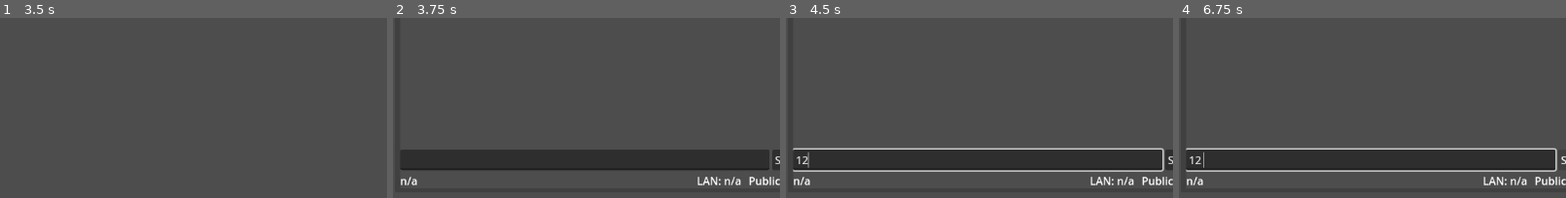
Above: before the commit, frames 1-4 (left to right).
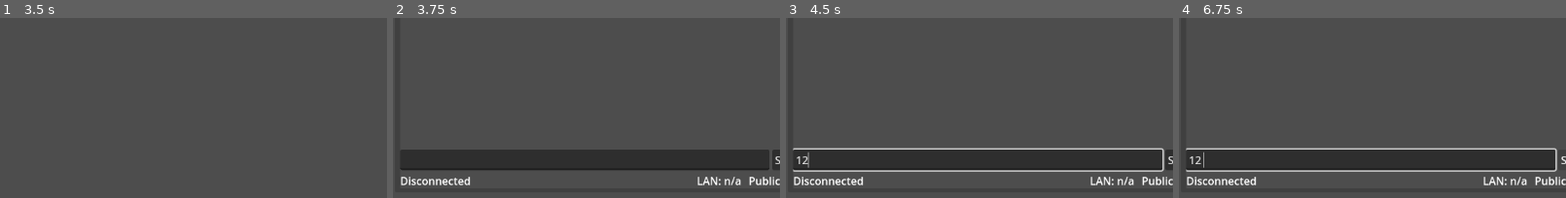
Above: after the commit, the same moments.

Repository: flashguardian13/godot-multiplayer-poc
Game: Godot game, scene res://game.tscn
Same seed, same stepped clock (60 frames per second), same inputs: the game is played once before the commit and once after it. The engine's default icon, where the game draws it, is replaced by a stand-in: a white triangle on a blue panel in a dark square.
Inputs (mouse positions are % of the whole screen's width and height, from its top left):
- Up to frame 1 (3.5 s): click (59, 5) at 0.52 s; type "12" at 0.6 s; click "Host" at 1.25 s; click "Join" at 2 s; click "Leave" at 2.75 s
- Up to frame 2 (3.75 s): click "Chat" at 3.5 s
- Up to frame 3 (4.5 s): click (48, 89) at 4.27 s; type "12" at 4.35 s
- Up to frame 4 (6.75 s): click "Send" at 5 s; tap Enter at 5.75 s; hold Right (ui_right) 5.78-6.53 s; tap Space at 6.5 s; hold Down (ui_down) from 6.53 s (still down)
The pictures show only the part of the screen within x 23-73%, y 50-100%; the shares and areas given below are measured in that part.

Frame 1 is identical in both runs. In frame 2, 0.5% of the frame differs, in the area x 2-21%, y 88-94%; in frame 3, 0.5%; in frame 4, 0.5%.

Commit message:
connection status label

Diff:
--- a/chat.gd
+++ b/chat.gd
@@ -27,10 +27,11 @@
 	message_spawner().spawn_function = _spawn_message
 	player_name_line_edit().text = "%s %s" % [NAME_ADJECTIVES.pick_random(), NAME_NOUNS.pick_random()]
 	player_color_picker().color = Color.from_hsv(randf(), randf() * 0.5 + 0.5, randf() * 0.5 + 0.5)
-	# TODO: populate the info hbox
-	$ChatVBox/InfoHBox/ConnectedToLabel.text = "n/a"
 	update_lan_ip_label()
 	update_public_ip_label()
+
+func set_connection_status_label(str:String) -> void:
+	$ChatVBox/InfoHBox/ConnectedToLabel.text = str
 
 func update_lan_ip_label() -> void:
 	var pc_name:String = ""
@@ -119,7 +120,7 @@
 func deregister_participant(peer_id:int) -> void:
 	print("[%s] deregister_participant called with %s" % [multiplayer.get_unique_id(), peer_id])
 	_delete_participant_label(peer_id)
-	if multiplayer.is_server():
+	if multiplayer.is_server() && participants.has(peer_id):
 		var info:Dictionary = participants[peer_id]
 		create_system_message("%s has disconnected." % info["name"])
 	participants.erase(peer_id)
--- a/chat.tscn
+++ b/chat.tscn
@@ -86,6 +86,7 @@
 [node name="ConnectedToLabel" type="Label" parent="ChatVBox/InfoHBox"]
 layout_mode = 2
 size_flags_horizontal = 3
+text = "Disconnected"
 
 [node name="LanIpLabel" type="Label" parent="ChatVBox/InfoHBox"]
 layout_mode = 2
--- a/game.gd
+++ b/game.gd
@@ -32,6 +32,7 @@
 		return error
 	multiplayer.multiplayer_peer = peer
 	print("[%s] peer is now %s" % [my_peer_id(), multiplayer.multiplayer_peer])
+	$ChatVBoxContainer.set_connection_status_label("Hosting")
 	var data:Dictionary = { "peer_id": multiplayer.get_unique_id() }
 	data.merge($ChatVBoxContainer.get_chat_config(), true)
 	setup_player(data)
@@ -46,6 +47,8 @@
 	if !ip_address.is_valid_ip_address():
 		print("[%s] (Click) Invalid IP address: " % [my_peer_id(), ip_address])
 		return
+
+	$ChatVBoxContainer.set_connection_status_label("Connecting to %s ..." % ip_address)
 
 	var peer:ENetMultiplayerPeer = ENetMultiplayerPeer.new()
 	var error = peer.create_client(ip_address, PORT)
@@ -86,6 +89,8 @@
 
 func _on_connected_to_server():
 	print("[%s] (Event) Connection to server succeeded." % my_peer_id())
+	var host_ip:String = multiplayer.multiplayer_peer.get_peer(1).get_remote_address()
+	$ChatVBoxContainer.set_connection_status_label("Connected to %s" % host_ip)
 
 func _on_connection_failed():
 	print("[%s] (Event) Connection to server failed!" % my_peer_id())
@@ -140,6 +145,7 @@
 	multiplayer.multiplayer_peer = OfflineMultiplayerPeer.new()
 	print("[%s] peer is now %s" % [my_peer_id(), multiplayer.multiplayer_peer])
 	old_peer.close()
+	$ChatVBoxContainer.set_connection_status_label("Disconnected")
 	print("[%s] Multiplayer peer closed." % my_peer_id())
 	for player_id in player_sprites.keys():
 		teardown_player(player_id)
